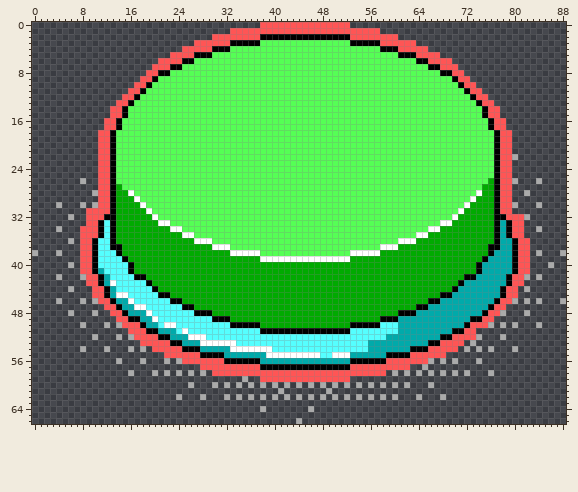
Sprite sheet: assets/sprites/game_level/green_button_hover_state.png. Above, as it was before the edit.
The file is 89x67 pixels.
New version:
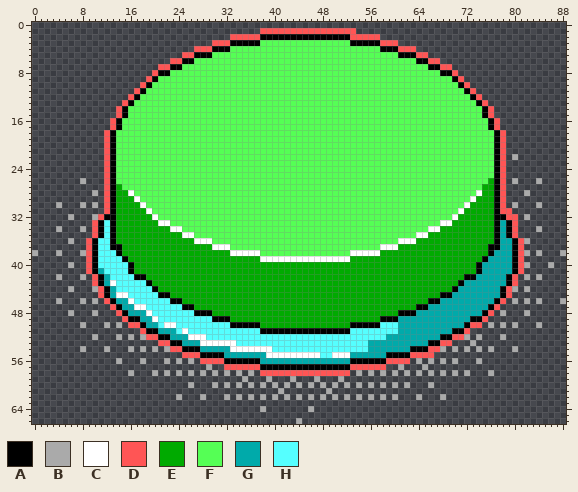
Palette (. is transparent): A #000000  B #aaaaaa  C #ffffff  D #ff5555  E #00aa00  F #55ff55  G #00aaaa  H #55ffff
What changed:
y 0: x 38..52 DDDDDDDDDDDDDDD -> ...............
y 1: x 33..37 DDDDD -> .....; x 54..57 DDDD -> ....
y 2: x 30..32 DDD -> ...; x 58..60 DDD -> ...
y 3: x 27..29 DDD -> ...; x 61..63 DDD -> ...
y 4: x 25..26 DD -> ..; x 64..65 DD -> ..
y 5: x 23..24 DD -> ..; x 66..67 DD -> ..
y 6: x 21..22 DD -> ..; x 68..69 DD -> ..
y 7: x 20 D -> .; x 70 D -> .
y 8: x 19 D -> .; x 71 D -> .
y 9: x 18 D -> .; x 72 D -> .
y 10: x 17 D -> .; x 73 D -> .
y 11: x 16 D -> .; x 74 D -> .
y 12: x 15 D -> .; x 75 D -> .
y 13: x 14 D -> .; x 76 D -> .
y 14..15: x 13 D -> .; x 77 D -> .
y 16..17: x 12 D -> .; x 78 D -> .
y 18..30: x 11 D -> .; x 79 D -> .
y 31: x 9..11 DDD -> ...
y 32: x 9..10 DD -> .B; x 81 D -> .
y 33: x 9 D -> .; x 81 D -> .
y 34: x 8..9 DD -> B.; x 81 D -> .
y 35: x 8..9 DD -> ..; x 81 D -> .
y 36: x 8 D -> .; x 82 D -> B
y 37: x 8 D -> .; x 82 D -> .
y 38: x 8 D -> B; x 82 D -> B
y 39: x 8 D -> .; x 82 D -> .
y 40: x 8 D -> .; x 82 D -> B
y 41: x 8 D -> .; x 82 D -> .
y 42..43: x 9 D -> .; x 81 D -> .
y 44: x 10 D -> B; x 80 D -> B
y 45: x 10 D -> .; x 80 D -> .
y 46: x 11 D -> .; x 79 D -> .
y 47: x 12 D -> .; x 78 D -> .
y 48: x 13 D -> .; x 77 D -> .
y 49: x 14 D -> .; x 76 D -> .
y 50: x 15 D -> .; x 75 D -> .
y 51: x 16..17 DD -> ..; x 73 D -> .
y 52: x 17..18 DD -> .B; x 72..73 DD -> B.
y 53: x 18..20 DDD -> ...; x 70..71 DD -> ..
y 54: x 20..22 DDD -> B.B; x 68..70 DDD -> B.B
y 55: x 22..24 DDD -> ...; x 67..68 DD -> ..
y 56: x 25..27 DDD -> .B.; x 63..65 DDD -> .B.
y 57: x 28..31 DDDD -> .B..; x 59..62 DDDD -> ..B.
y 58: x 30..37 DDDDDDDD -> B.B.B.B.; x 53..58 DDDDDD -> .B.B.B
y 59: x 38..52 DDDDDDDDDDDDDDD -> .B...B...B...B.
Changed places in both pictures, as pixel boxes (x1, y1, x2, y2):
changed: (80, 22, 530, 382)
